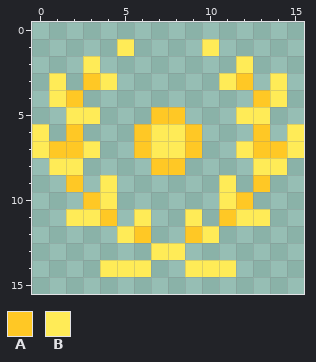
Two versions of one pixel-art file, Assets/Sprites/highscore-icon.aseprite. Above is the file before it was changed.
16x16 pixels, 1 frame.
Palette (. is transparent): A #ffc825  B #ffeb57
Pixels before, first column x 0:
 1 .....B....B.....
 2 ...B........B...
 3 .B.AB......BA.B.
 4 .BA..........AB.
 5 ..BB...AA...BB..
 6 B.A...ABBA...A.B
 7 BAAB..ABBA..BAAB
 8 .BB....AA....BB.
 9 ..A.B......B.A..
10 ...AB......BA...
11 ..BBA.B..B.ABB..
12 .....BA..AB.....
13 .......BB.......
14 ....BBB..BBB....
After the commit:
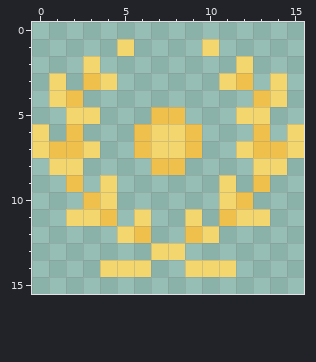
Edits made:
Colour A changes from #ffc825 to #f0c04c.
Colour B changes from #ffeb57 to #f4d66e.
